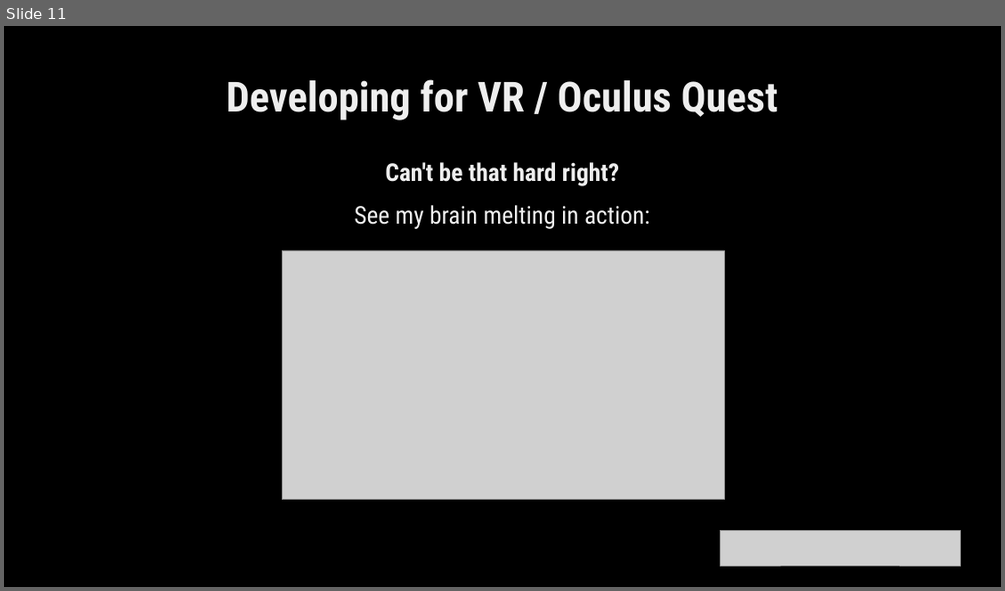
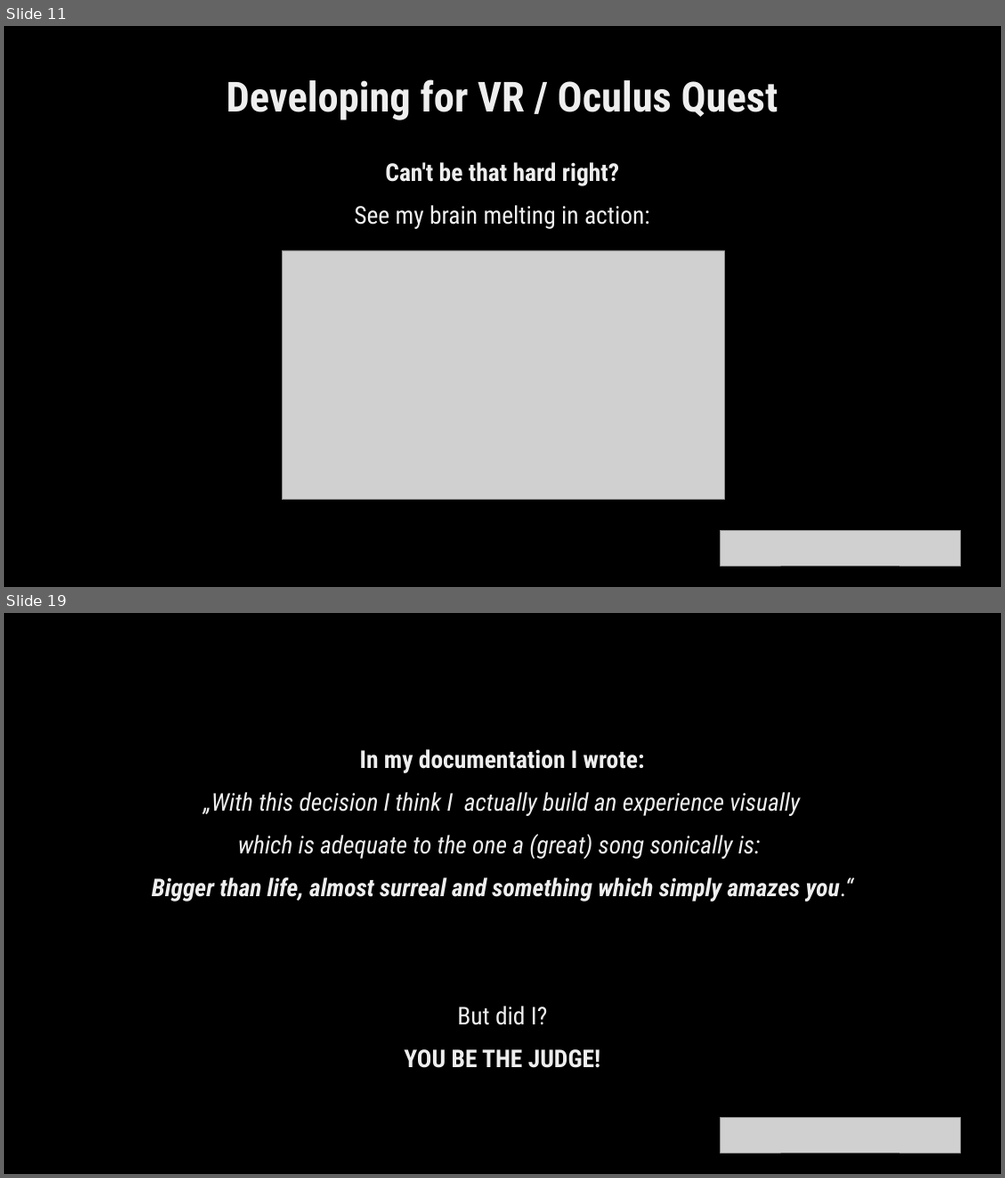
Before and after one commit to etlaM21/Chromesthesia, a slide deck: FINAL_PRESENTATON.odp. Shown one above the other, each under a label of ours: slide 11 before the commit, slides 11 and 19 after it; the slides between them are not shown. The pictures are 1005x591 and 1005x1178 pixels, drawn with LibreOffice and Linux fonts; fonts in the diff are those of the drawing; grey boxes stand for pictures. Boxes give left, top, right and bottom in pixels: in the first picture for what was removed or moved away, otherwise in the second. Text is boxed around its words. In the diff, an @@ line names an element or a change of style, - is before the commit and + after.

```diff
--- a/FINAL_PRESENTATON.odp
+++ b/FINAL_PRESENTATON.odp
@@ slide 19 added at [4,613,1001,1174], background #FFFFFF @@
@@ rectangle added at [4,613,1001,1174], fill #000000, outline #808080 0 pt @@
@@ text added at [152,749,853,1068], 26 pt, text #EEEEEE, italic @@
+In my documentation I wrote:
+„With this decision I think I actually build an experience visually
+which is adequate to the one a (great) song sonically is:
+Bigger than life, almost surreal and something which simply amazes you.“
+But did I?
+YOU BE THE JUDGE!
@@ picture added at [720,1117,960,1152] @@
```
Also in this commit, not shown: 1 slide changed, 8 other slides added, 1 slide removed, 2 other files.
